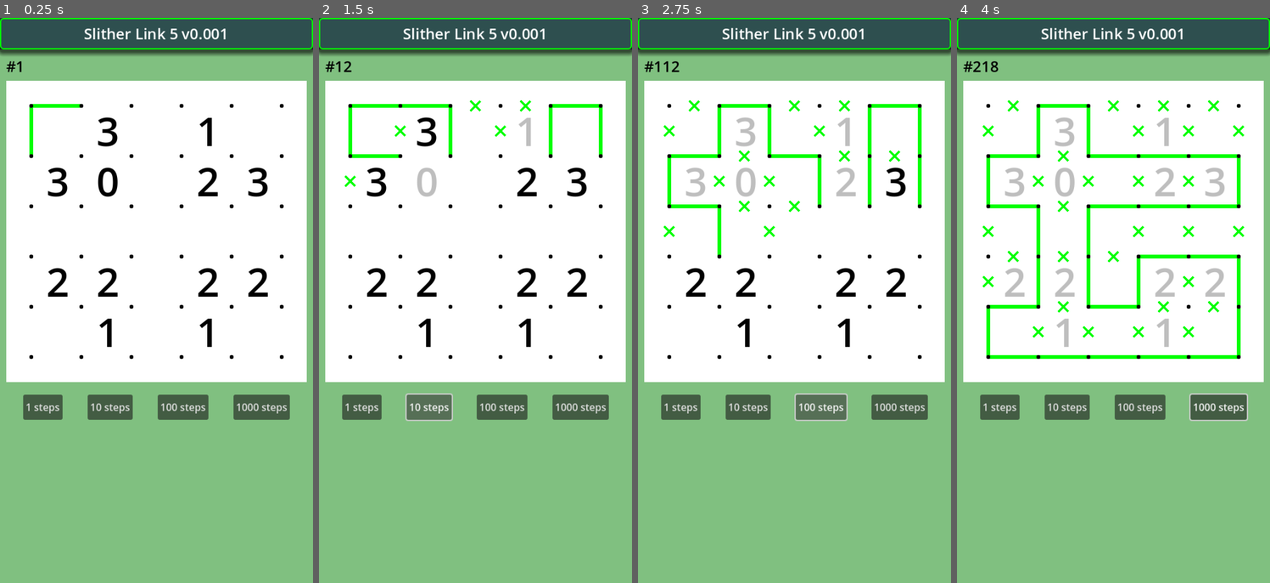
Above: before the commit, frames 1-4 (left to right).
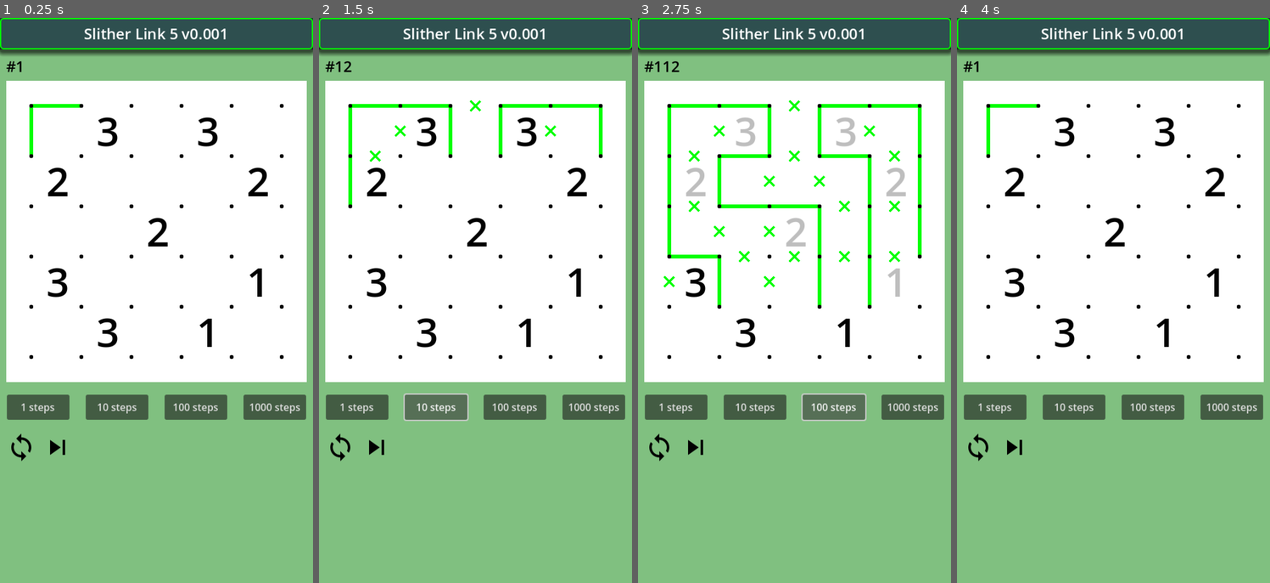
Above: after the commit, the same moments.

Repository: vivisuke/SlitherLink5
Game: Godot game, scene res://main.tscn
Two runs of this game, one before a commit and one after it. Both use one fixed random seed, a clock stepped at 60 frames per second and the inputs below.
Inputs (mouse positions are in pixels of both pictures, inside the frame that each line leads up to):
- Up to frame 1 (0.25 s): no input
- Up to frame 2 (1.5 s): click "1 steps" at 0.5 s; click "10 steps" at 1.25 s
- Up to frame 3 (2.75 s): click "100 steps" at 2 s
- Up to frame 4 (4 s): click "1000 steps" at 2.75 s; click (978, 447) at 3.52 s

The runs differ from the first frame. In frame 1, 3.8% of the frame differs, in the area x 2-98%, y 17-79%; in frame 2, 4.6%; in frame 3, 7.3%; in frame 4, 9.4%, in the area x 2-98%, y 7-79%.

Commit message:
0054 ◎ C 02/25 02/25 0.001│ToDo│リスタートボタン設置

Diff:
--- a/SlitherLink5/classes/Board5x5.gd
+++ b/SlitherLink5/classes/Board5x5.gd
@@ -48,6 +48,11 @@
 func n_non_edge(ix):
 	return non_linkRt[ix] + non_linkDn[ix] + non_linkRt[ix+ARY_WIDTH] + non_linkDn[ix+1]
 func _init():
+	solved = false		# 解探索成功
+	failed = false		# 探索失敗
+	fwd = true
+	sx = -1				# 探索位置
+	sy = 0
 	clue_num.resize(ARY_SIZE)
 	clue_num.fill(ANY)
 	links.resize(ARY_SIZE)
@@ -262,7 +267,8 @@
 	#	mate[ix+ARY_WIDTH] = ix
 # バックトラッキング探索
 func solve_FB():
-	if solved || failed: return
+	#if solved || failed: return
+	if failed: return
 	if fwd:		# 末端に向かって探索中
 		sx += 1
 		if sx > N_HORZ:
--- a/SlitherLink5/main.tscn
+++ b/SlitherLink5/main.tscn
@@ -1,8 +1,12 @@
-[gd_scene load_steps=4 format=3 uid="uid://bpe0ph0ps171f"]
+[gd_scene load_steps=8 format=3 uid="uid://bpe0ph0ps171f"]
 
 [ext_resource type="Script" path="res://scripts/main.gd" id="1_mg127"]
 [ext_resource type="Script" path="res://scripts/TitleBar.gd" id="1_p3c1n"]
 [ext_resource type="Script" path="res://scripts/Grid.gd" id="2_pfohe"]
+[ext_resource type="Texture2D" uid="uid://dmsndboyx8q2l" path="res://images/loop_black.png" id="4_u2dlm"]
+[ext_resource type="Texture2D" uid="uid://dvs2kh2qspi3m" path="res://images/loop_white.png" id="5_3ycjj"]
+[ext_resource type="Texture2D" uid="uid://i7a4iwx8jo3m" path="res://images/skip_next_black.png" id="6_kf4yg"]
+[ext_resource type="Texture2D" uid="uid://1o6aswmt01pe" path="res://images/skip_next_white.png" id="7_ul3n2"]
 
 [node name="Main" type="Node2D"]
 script = ExtResource("1_mg127")
@@ -51,30 +55,52 @@
 color = Color(1, 1, 1, 0)
 script = ExtResource("2_pfohe")
 
-[node name="HBC" type="HBoxContainer" parent="."]
+[node name="HBC1" type="HBoxContainer" parent="."]
 offset_top = 600.0
 offset_right = 500.0
 offset_bottom = 640.0
-theme_override_constants/separation = 40
+theme_override_constants/separation = 26
 alignment = 1
 
-[node name="Button1Steps" type="Button" parent="HBC"]
+[node name="Button1Steps" type="Button" parent="HBC1"]
+custom_minimum_size = Vector2(100, 0)
 layout_mode = 2
 text = "1 steps"
 
-[node name="Button10Steps" type="Button" parent="HBC"]
+[node name="Button10Steps" type="Button" parent="HBC1"]
+custom_minimum_size = Vector2(100, 0)
 layout_mode = 2
 text = "10 steps"
 
-[node name="Button100Steps" type="Button" parent="HBC"]
+[node name="Button100Steps" type="Button" parent="HBC1"]
+custom_minimum_size = Vector2(100, 0)
 layout_mode = 2
 text = "100 steps"
 
-[node name="Button1000Steps" type="Button" parent="HBC"]
+[node name="Button1000Steps" type="Button" parent="HBC1"]
+custom_minimum_size = Vector2(100, 0)
 layout_mode = 2
 text = "1000 steps"
 
-[connection signal="pressed" from="HBC/Button1Steps" to="." method="_on_button_1_steps_pressed"]
-[connection signal="pressed" from="HBC/Button10Steps" to="." method="_on_button_10_steps_pressed"]
-[connection signal="pressed" from="HBC/Button100Steps" to="." method="_on_button_100_steps_pressed"]
-[connection signal="pressed" from="HBC/Button1000Steps" to="." method="_on_button_1000_steps_pressed"]
+[node name="HBC2" type="HBoxContainer" parent="."]
+offset_left = 10.0
+offset_top = 660.0
+offset_right = 490.0
+offset_bottom = 708.0
+theme_override_constants/separation = 10
+
+[node name="RestartButton" type="TextureButton" parent="HBC2"]
+layout_mode = 2
+texture_normal = ExtResource("4_u2dlm")
+texture_pressed = ExtResource("5_3ycjj")
+
+[node name="NextButton" type="TextureButton" parent="HBC2"]
+layout_mode = 2
+texture_normal = ExtResource("6_kf4yg")
+texture_pressed = ExtResource("7_ul3n2")
+
+[connection signal="pressed" from="HBC1/Button1Steps" to="." method="_on_button_1_steps_pressed"]
+[connection signal="pressed" from="HBC1/Button10Steps" to="." method="_on_button_10_steps_pressed"]
+[connection signal="pressed" from="HBC1/Button100Steps" to="." method="_on_button_100_steps_pressed"]
+[connection signal="pressed" from="HBC1/Button1000Steps" to="." method="_on_button_1000_steps_pressed"]
+[connection signal="pressed" from="HBC2/RestartButton" to="." method="_on_restart_button_pressed"]
--- a/SlitherLink5/scripts/main.gd
+++ b/SlitherLink5/scripts/main.gd
@@ -33,7 +33,9 @@
 			 2,  2, -1,  2,  2,
 			-1,  1, -1,  1, -1,
 			]
+const quest = [q1, q2, q3, q4, ]
 
+var qix = 0
 var n_steps = 0
 var bd
 var sx = 0
@@ -55,7 +57,7 @@
 	#bd.move_line2_down(xyToIX(2, 2))
 	#bd.make_loop_random()
 	#bd.links_to_nums()
-	bd.set_clue_num(q4)
+	bd.set_clue_num(quest[qix])
 	init_labels()
 	update_num_labels()
 	$Board/Grid.linkRt = bd.linkRt
@@ -69,6 +71,7 @@
 	n_steps = 1
 	$NStepLabel.text = "#%d" % n_steps
 	$Board/Grid.queue_redraw()
+	update_num_color()
 	#bd.print_mate()
 	pass # Replace with function body.
 func init_labels():
@@ -166,3 +169,14 @@
 	do_n_steps(100)
 func _on_button_1000_steps_pressed():
 	do_n_steps(1000)
+
+
+func _on_restart_button_pressed():
+	bd._init()
+	bd.set_clue_num(quest[qix])
+	bd.solve_FB()
+	n_steps = 1
+	$NStepLabel.text = "#%d" % n_steps
+	$Board/Grid.queue_redraw()
+	update_num_color()
+	pass # Replace with function body.
Binary file added: SlitherLink5/images/loop_black.png
Not shown, added: SlitherLink5/images/loop_black.png.import
Binary file added: SlitherLink5/images/loop_white.png
Not shown, added: SlitherLink5/images/loop_white.png.import
Binary file added: SlitherLink5/images/skip_next_black.png
Not shown, added: SlitherLink5/images/skip_next_black.png.import
Binary file added: SlitherLink5/images/skip_next_white.png
Not shown, added: SlitherLink5/images/skip_next_white.png.import
Not shown, changed: SlitherLink5.spr
